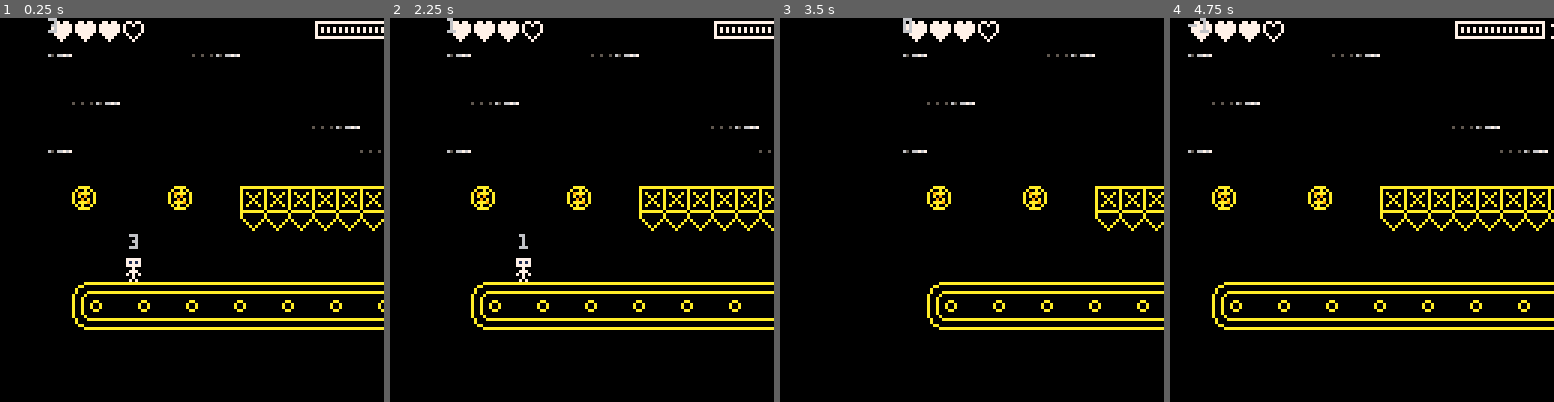
Above: before the commit, frames 1-4 (left to right).
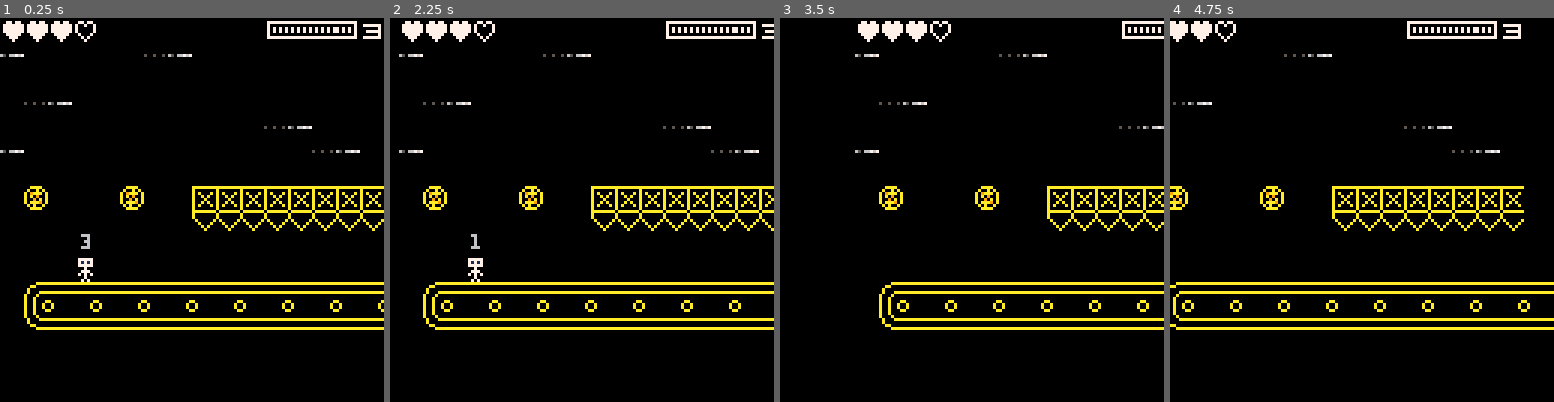
Above: after the commit, the same moments.

Repository: amurf/beltboy
Game: PICO-8 cartridge beltboy.p8
The game is run twice, just before and just after one commit, with the same random seed, the same clock (stepped at 60 frames per second) and the same inputs.
Inputs:
- Up to frame 1 (0.25 s): no input
- Up to frame 2 (2.25 s): hold Left from 1.97 s (still down)
- Up to frame 3 (3.5 s): release Left at 2.37 s; hold Right from 2.87 s (still down)
- Up to frame 4 (4.75 s): release Right at 3.53 s; hold Right 4.13-4.53 s

The runs differ from the first frame. In frame 1, 4.6% of the frame differs, in the area x 0-100%, y 0-82%; in frame 2, 4.5%; in frame 3, 3.7%; in frame 4, 4.3%.

Commit message:
Remove second jump timer, change camera offset

Diff:
--- a/main.lua
+++ b/main.lua
@@ -24,9 +24,8 @@
     cls()
     map(0, 0, 0, 0)
 
-    print(flr(jump_timer), 0, 0)
     -- wip camera
-    camera_offset = 5 * 8
+    camera_offset = 3 * 8
     camera(player.x * 8 - camera_offset , 0)
 
     -- slightly insane
